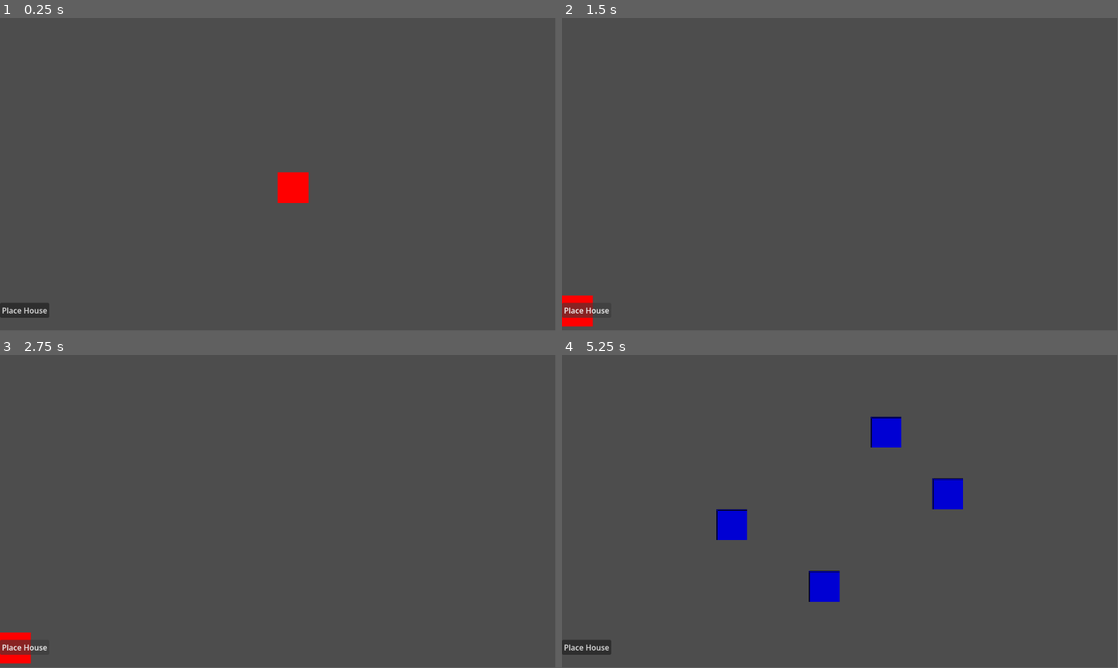
Above: before the commit, frames 1-4 (two rows, left to right).
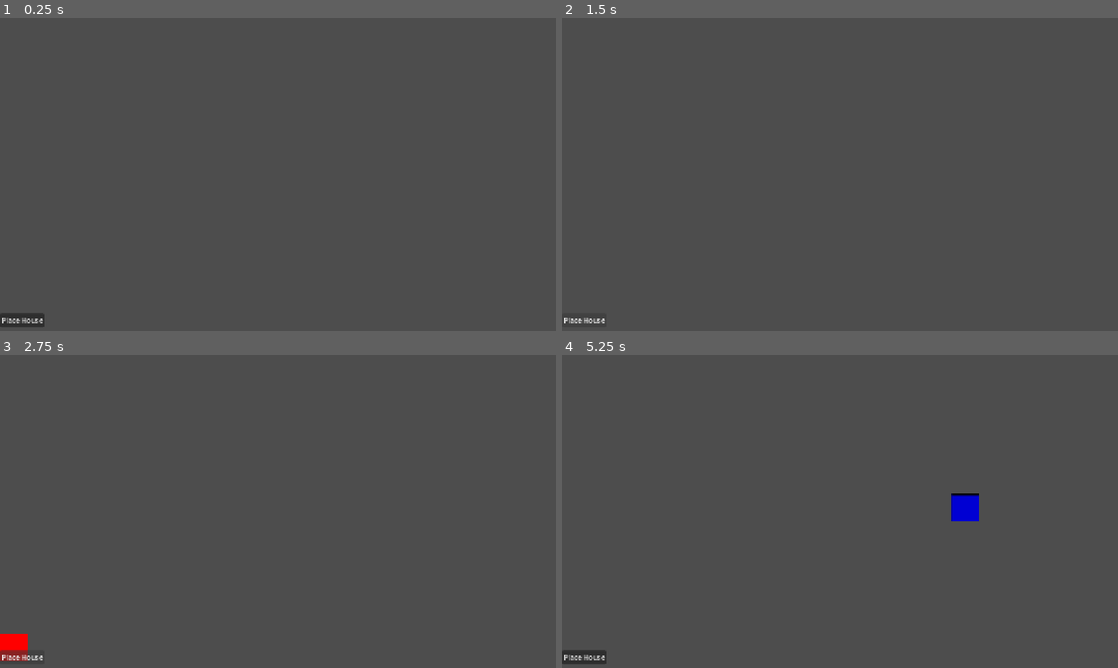
Above: after the commit, the same moments.

Repository: fkemeh18/grid-demo
Game: Godot game, scene res://Scenes/main.tscn
Same seed, same stepped clock (60 frames per second), same inputs: the game is played once before the commit and once after it.
Inputs (mouse positions are in pixels of both pictures, inside the frame that each line leads up to):
- Up to frame 1 (0.25 s): no input
- Up to frame 2 (1.5 s): click "Place House" at 0.5 s; click "Place House" at 1.25 s
- Up to frame 3 (2.75 s): click "Place House" at 2 s
- Up to frame 4 (5.25 s): tap Enter at 2.75, 4.25 s; move the mouse to (962, 495) at 2.77 s; press the mouse at (962, 495) at 2.78 s; tap Space at 3.5, 5 s; move the mouse to (728, 527) at 3.52 s; release the mouse at (728, 527) at 3.53 s; click (728, 527) at 3.6 s; move the mouse to (895, 442) at 4.27 s; press the mouse at (895, 442) at 4.28 s; move the mouse to (812, 574) at 5.02 s; release the mouse at (812, 574) at 5.03 s; click (812, 574) at 5.1 s
In our replay, the window is 799x449 before the commit and 800x450 after it. These sizes can differ from the game's own. Grey fills any space a smaller window leaves; there, only what the larger window draws over its background counts as a difference.

The runs differ from the first frame. In frame 1, 1.0% of the frame differs, in the area x 0-56%, y 49-99%; in frame 2, 0.6%; in frame 3, 0.5%; in frame 4, 2.9%, in the area x 0-75%, y 19-99%.

Commit message:
Placement Update
Functionality for the placement of blocks has been altered to only happen when the state of placing blocks is active. This state is set to active when the "Place House" button is clicked. Once a block is placed, the state is automatically toggled off.

Diff:
--- a/Scenes/main.tscn
+++ b/Scenes/main.tscn
@@ -14,9 +14,9 @@
 tile_size = Vector2i(64, 64)
 sources/1 = SubResource("TileSetAtlasSource_h2yge")
 
-[node name="Main" type="Node2D" unique_id=1049118499 node_paths=PackedStringArray("_grid", "_place_building_button")]
+[node name="Main" type="Node2D" unique_id=1049118499 node_paths=PackedStringArray("_tile_grid", "_place_building_button")]
 script = ExtResource("1_8gbba")
-_grid = NodePath("TileMapLayer")
+_tile_grid = NodePath("TileMapLayer")
 _building_scene = ExtResource("2_kry3j")
 _place_building_button = NodePath("Button")
 
@@ -26,7 +26,7 @@
 script = ExtResource("3_kry3j")
 
 [node name="Button" type="Button" parent="." unique_id=1338902737]
-offset_top = 591.0
+offset_top = 680.0
 offset_right = 102.0
-offset_bottom = 622.0
+offset_bottom = 711.0
 text = "Place House"
--- a/Scripts/main.gd
+++ b/Scripts/main.gd
@@ -1,29 +1,37 @@
 class_name Game
 extends Node2D
 
-@export var _grid: TileMapLayer
+@export var _tile_grid: TileMapLayer
 @export var _building_scene : PackedScene
 @export var _place_building_button: Button
 
+var _temp_pos: Vector2i
+
+#deals with setting up pressed signal
 func _ready():
 	_place_building_button.pressed.connect(_button_pressed)
 
+#checks and enacts the pressed signal
 func _unhandled_input(event):
-	if event.is_action_pressed("left_click"):
+	if (event.is_action_pressed("left_click") && _tile_grid._visible_tile):
 		_place_building()
 
+# passes updated mouse_pos to tile map class for tile
 func _process(delta):
-	_grid.set_tile(_get_mouse_grid_pos())
+	_tile_grid.set_tile(_get_mouse_grid_pos())
 
+# checks mouse pos and sends it to the tile grid class
 func _get_mouse_grid_pos() -> Vector2i:
 	var grid_pos: Vector2i
 	var mouse_pos = get_global_mouse_position()
 
-	if _grid is TileGrid:
-		grid_pos = _grid.process_mouse_pos(mouse_pos)
+	if _tile_grid is TileGrid:
+		grid_pos = _tile_grid.process_mouse_pos(mouse_pos)
+		_temp_pos = grid_pos
 
 	return grid_pos
 
+#deals with the placement of sprite "building"
 func _place_building() -> void:
 	var building = _building_scene.instantiate() as Node2D
 	add_child(building)
@@ -31,5 +39,8 @@
 	var grid_pos = _get_mouse_grid_pos()
 	building.global_position = grid_pos * 64
 
+	_tile_grid._toggle_visibility(_temp_pos)
+
+#resolves pressed signal functionality
 func _button_pressed():
-	print("hi")
+	_tile_grid._toggle_visibility(_temp_pos)
--- a/Scripts/tile_map_layer.gd
+++ b/Scripts/tile_map_layer.gd
@@ -1,24 +1,41 @@
 class_name TileGrid
 extends TileMapLayer
 
-var temp_tile_pos = Vector2i(0, 0)
+var _visible_tile = false
+var _temp_tile_pos = Vector2i(0, 0)
 
+# changes mouse_pos to Vector2i
 func process_mouse_pos(mouse_pos: Vector2) -> Vector2i:
 	var grid_pos = local_to_map(to_local(mouse_pos))
 	return grid_pos
 
+# handles tile grid rect
 func set_tile(pos: Vector2i) -> void:
 	if tile_checker(pos):
-		#print("I'm here!")
 		set_cell(pos, 1, Vector2i(0, 0))
-	if pos != temp_tile_pos:
-		set_cell(temp_tile_pos, -1, Vector2i(-1, -1))
+	if pos != _temp_tile_pos:
+		erase_cell(_temp_tile_pos)
 
-	temp_tile_pos = pos
+	_temp_tile_pos = pos
 
+# Checks conditions for placing tile
 func tile_checker(mouse_pos: Vector2i) -> bool:
 	if (get_cell_source_id(mouse_pos) == -1) && (
-		get_cell_atlas_coords(mouse_pos) == Vector2i(-1, -1)):
+		get_cell_atlas_coords(mouse_pos) == Vector2i(-1, -1)) && (
+			_visible_tile):
 		return true
 	else:
 		return false
+
+# change visibility
+func _toggle_visibility(tile: Vector2i) -> void:
+	match _visible_tile:
+		true:
+			_visible_tile = false
+			_clear_tile(tile)
+		false:
+			_visible_tile = true
+
+# clears tile
+func _clear_tile(tile: Vector2i) -> void:
+	erase_cell(tile)
--- a/project.godot
+++ b/project.godot
@@ -15,6 +15,12 @@
 config/features=PackedStringArray("4.6", "Forward Plus")
 config/icon="res://Assets/icon.svg"
 
+[display]
+
+window/size/viewport_width=1280
+window/size/viewport_height=720
+window/stretch/mode="canvas_items"
+
 [input]
 
 left_click={
